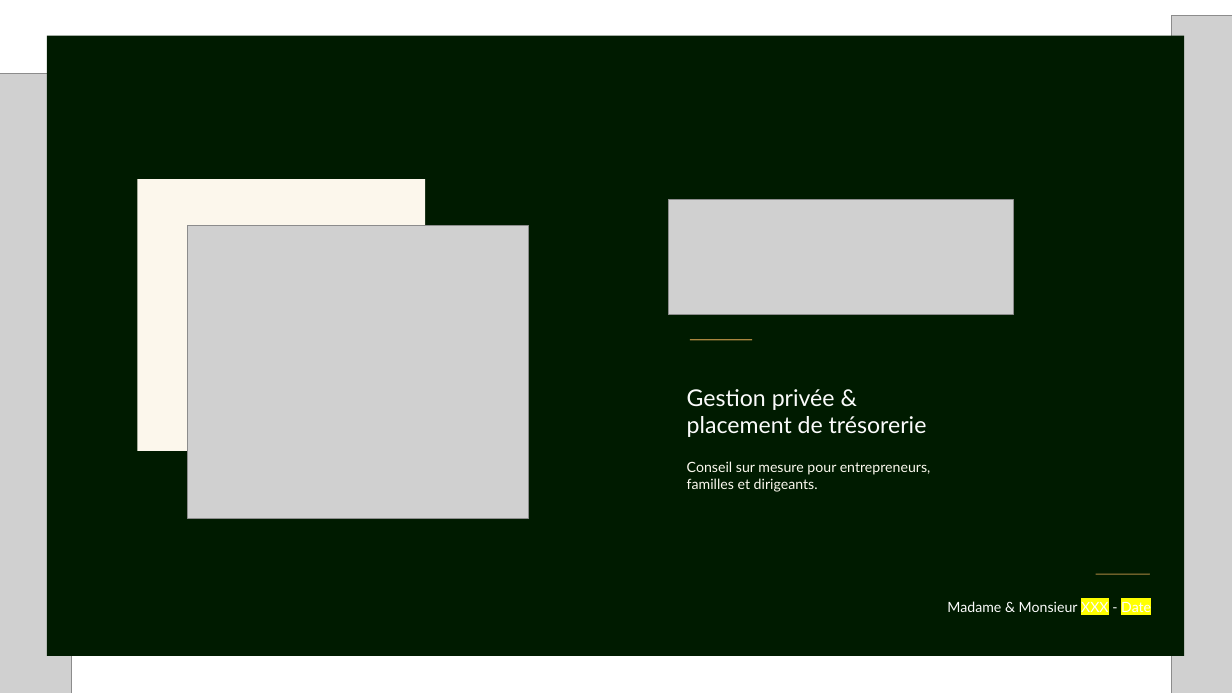
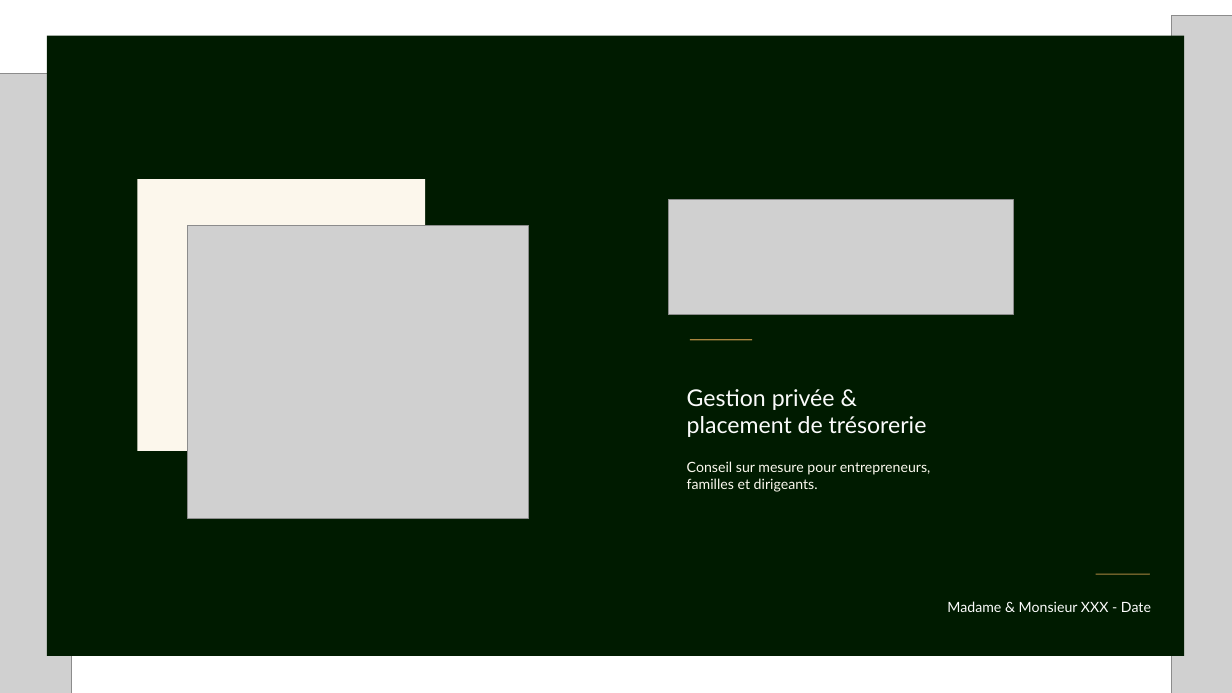
Before and after one commit to comptoir-investisseurs/comptoir-investisseurs, a slide deck: slide 1 of assets/docs/lfdr-presentation-r2.pptx. Drawn at 1232x693 pixels with LibreOffice and Linux fonts; fonts in the diff are those of the drawing; grey boxes stand for pictures. Boxes give left, top, right and bottom in pixels: in the first picture for what was removed or moved away, otherwise in the second. Text is boxed around its words. In the diff, an @@ line names an element or a change of style, - is before the commit and + after.

```diff
--- a/assets/docs/lfdr-presentation-r2.pptx
+++ b/assets/docs/lfdr-presentation-r2.pptx
@@ text "Madame & Monsieur XXX - ..." at [947, 601, 1151, 612]: highlight #FFFF00 to none in "XXX Date" @@
```
Also in this commit, not shown: 1 other slide changed, 4 other files.
